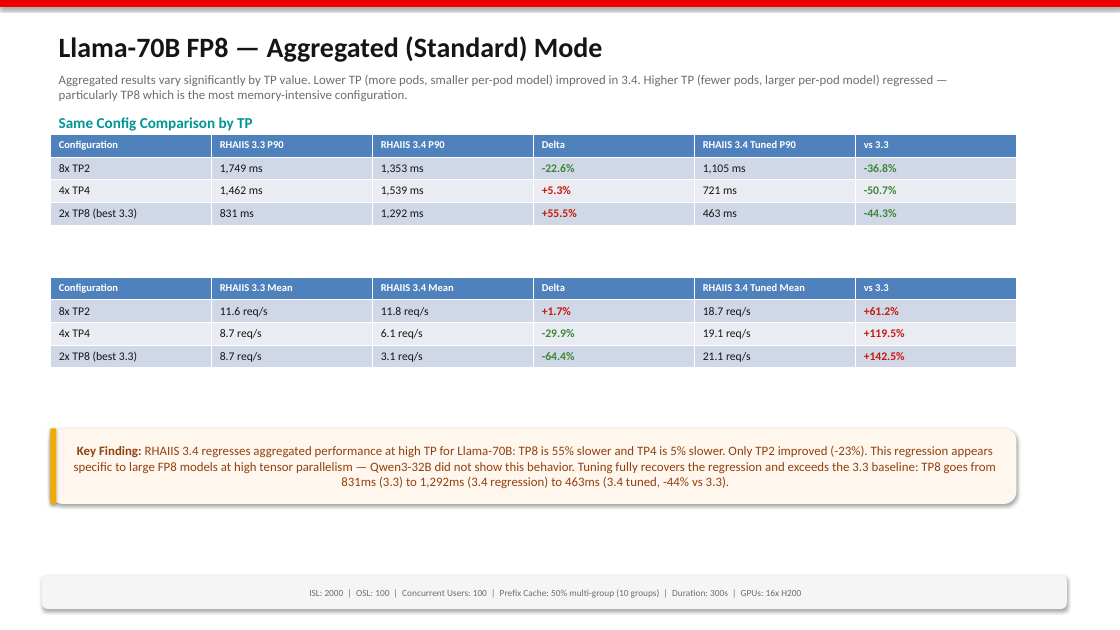
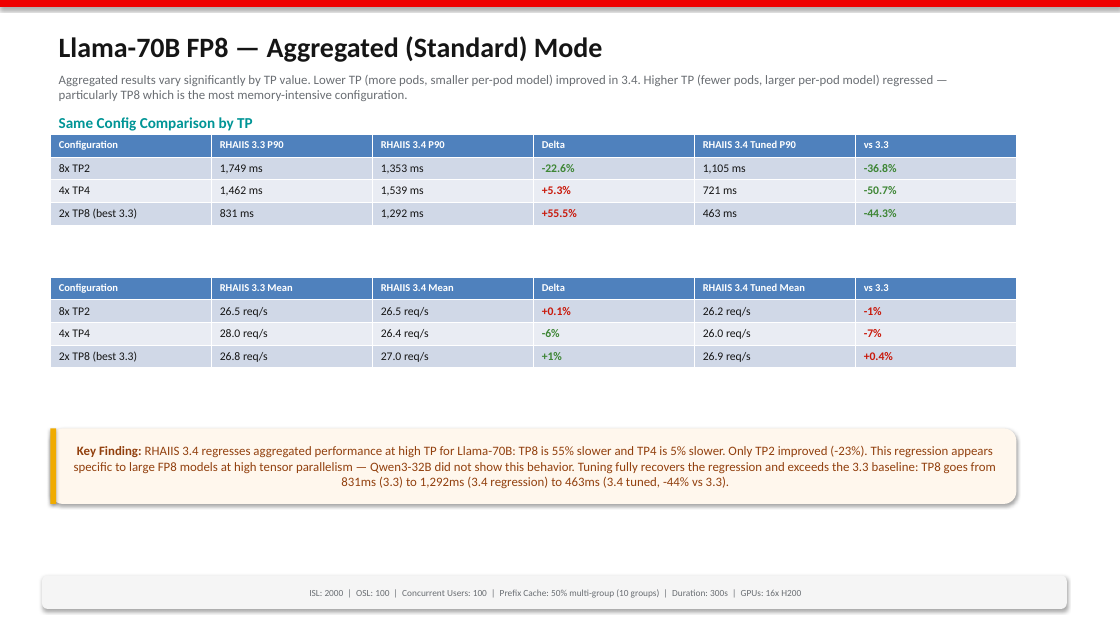
Before and after one commit to openshift-psap/serveit-studio, a slide deck: slide 6 of docs/regression-slides.pptx. Drawn at 1120x630 pixels with LibreOffice and Linux fonts; fonts in the diff are those of the drawing. Boxes give left, top, right and bottom in pixels: in the first picture for what was removed or moved away, otherwise in the second. Text is boxed around its words. In the diff, an @@ line names an element or a change of style, - is before the commit and + after.

```diff
--- a/docs/regression-slides.pptx
+++ b/docs/regression-slides.pptx
@@ table at (x1=50, y1=277, x2=1018, y2=368) @@
-row 2: 8x TP2 | 11.6 req/s | 11.8 req/s | +1.7% | 18.7 req/s | +61.2%
+row 2: 8x TP2 | 26.5 req/s | 26.5 req/s | +0.1% | 26.2 req/s | -1%
-row 3: 4x TP4 | 8.7 req/s | 6.1 req/s | -29.9% | 19.1 req/s | +119.5%
+row 3: 4x TP4 | 28.0 req/s | 26.4 req/s | -6% | 26.0 req/s | -7%
-row 4: 2x TP8 (best 3.3) | 8.7 req/s | 3.1 req/s | -64.4% | 21.1 req/s | +142.5%
+row 4: 2x TP8 (best 3.3) | 26.8 req/s | 27.0 req/s | +1% | 26.9 req/s | +0.4%
```
Also in this commit, not shown: 6 other slides changed.
